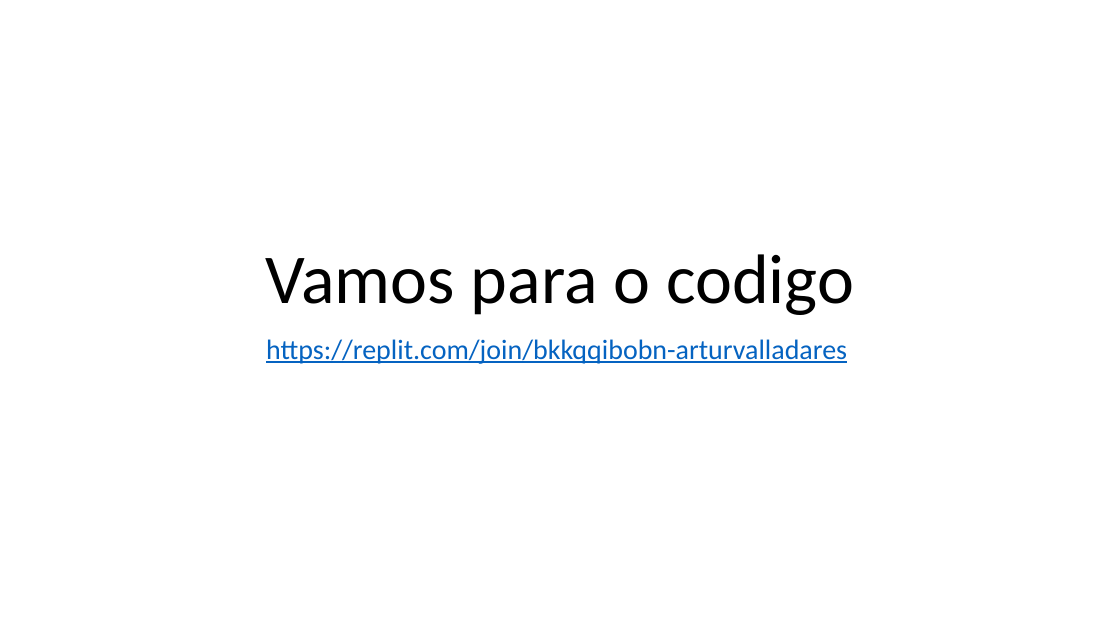
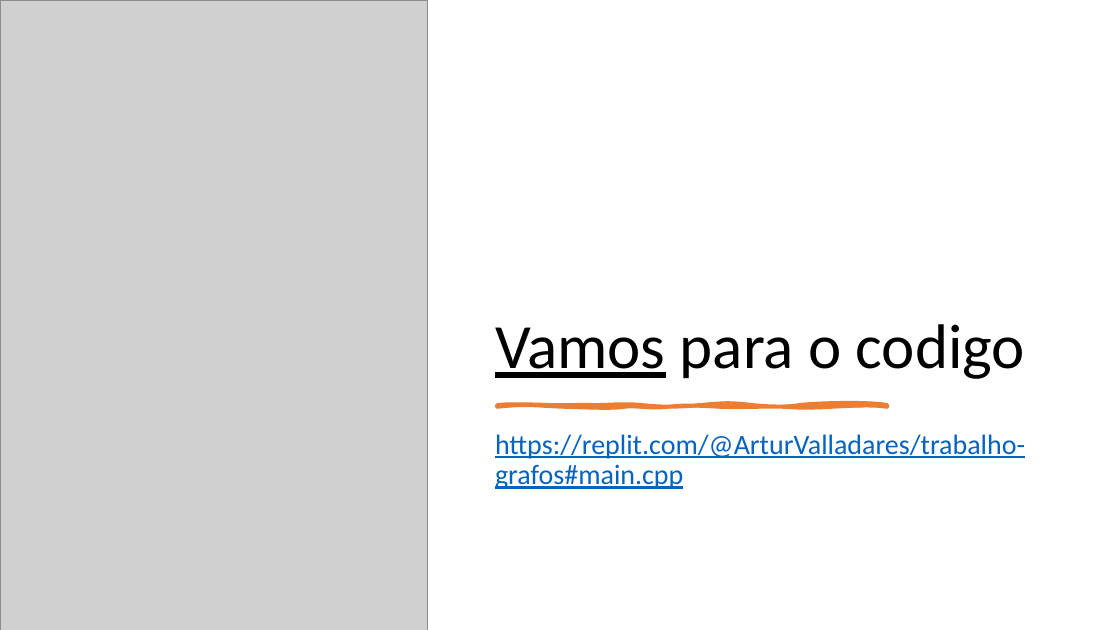
Before and after one commit to arturstaation/GrafoComercioExterior, a slide deck: slide 6 of Apresentação Grafos.pptx. Drawn at 1120x630 pixels with LibreOffice and Linux fonts; fonts in the diff are those of the drawing; grey boxes stand for pictures. Boxes give left, top, right and bottom in pixels: in the first picture for what was removed or moved away, otherwise in the second. Text is boxed around its words. In the diff, an @@ line names an element or a change of style, - is before the commit and + after.

```diff
--- a/Apresentação Grafos.pptx
+++ b/Apresentação Grafos.pptx
@@ picture added at (0, 0, 428, 630) @@
@@ title "Vamos para o codigo": place and size @@
-title "Vamos para o codigo" at (266, 254, 854, 315)
+title "Vamos para o codigo" at (495, 324, 1025, 379)
@@ title "Vamos para o codigo" at (495, 324, 1025, 379): size 60 to 54 pt; underline on in "Vamos"; alignment centre to left @@
@@ freeform shape added at (497, 405, 887, 407), fill #ED7D31, outline #ED7D31 3.5 pt @@
@@ subtitle at (495, 434, 1025, 489): text changed @@
-https://replit.com/join/bkkqqibobn-arturvalladares
+https://replit.com/@ArturValladares/trabalho-grafos#main.cpp
```
Also in this commit, not shown: 5 other slides changed.
